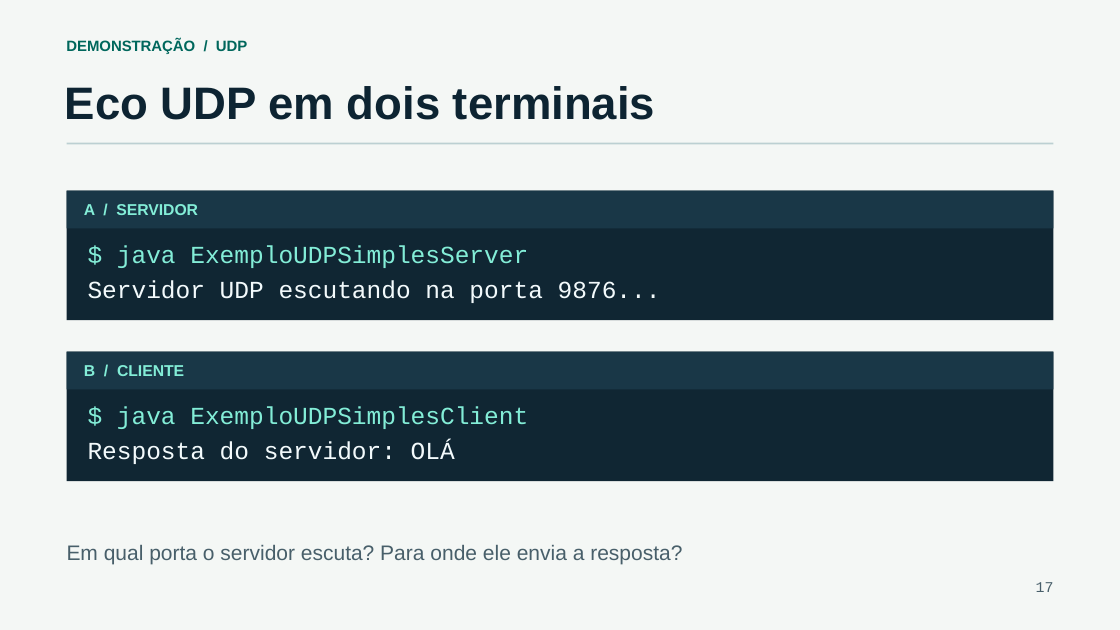
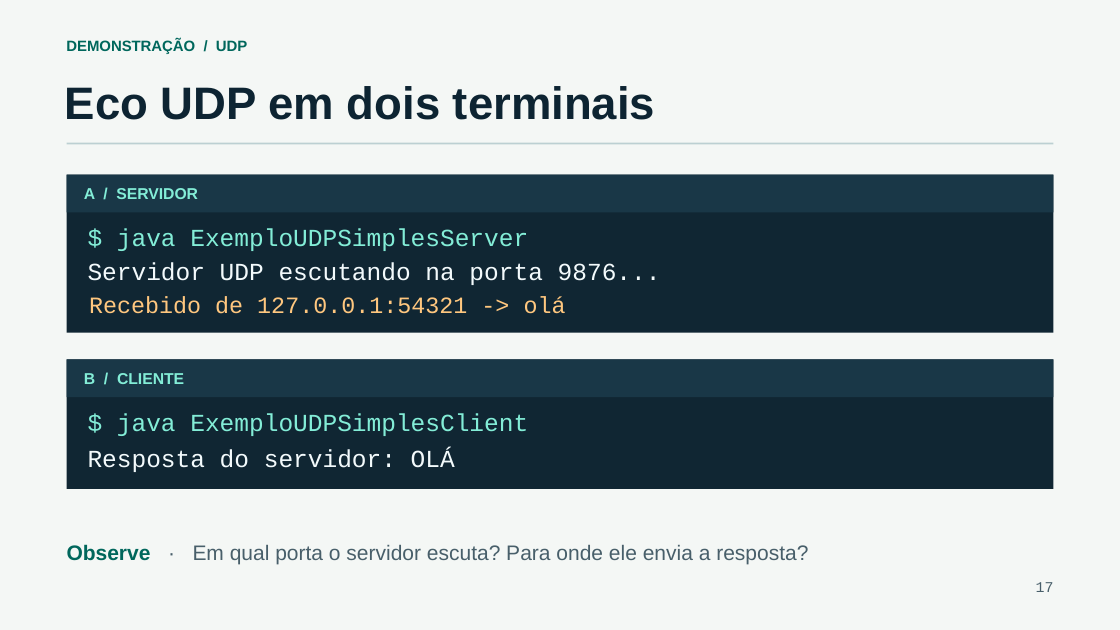
Before and after one commit to CassianoMn/xii-semac-sockets-java, a slide deck: slide 17 of slides/programacao-com-sockets-em-java.pptx. Drawn at 1120x630 pixels with LibreOffice and Linux fonts; fonts in the diff are those of the drawing. Boxes give left, top, right and bottom in pixels: in the first picture for what was removed or moved away, otherwise in the second. Text is boxed around its words. In the diff, an @@ line names an element or a change of style, - is before the commit and + after.

```diff
--- a/slides/programacao-com-sockets-em-java.pptx
+++ b/slides/programacao-com-sockets-em-java.pptx
@@ 2 texts, 1 rectangle: place and size @@
-2 texts, 1 rectangle at bbox=[66, 191, 1054, 268]
+2 texts, 1 rectangle at bbox=[66, 175, 1054, 251]
@@ rectangle: place and size @@
-rectangle at bbox=[66, 191, 1054, 320]
+rectangle at bbox=[66, 175, 1054, 333]
@@ text "Servidor UDP escutando na porta ...": place and size @@
-text "Servidor UDP escutando na porta ..." at bbox=[88, 281, 661, 303]
+text "Servidor UDP escutando na porta ..." at bbox=[88, 262, 661, 285]
@@ text added at bbox=[89, 296, 566, 314], 20 pt, text #FFC77F @@
+Recebido de 127.0.0.1:54321 -> olá
@@ rectangle: place and size @@
-rectangle at bbox=[66, 352, 1054, 481]
+rectangle at bbox=[66, 360, 1054, 489]
@@ rectangle: place and size @@
-rectangle at bbox=[66, 352, 1054, 390]
+rectangle at bbox=[66, 360, 1054, 397]
@@ 3 texts: place and size @@
-3 texts at bbox=[84, 365, 528, 464]
+3 texts at bbox=[84, 373, 528, 472]
@@ text at bbox=[67, 544, 808, 565]: text changed @@
-Em qual porta o servidor escuta? Para onde ele envia a resposta?
+Observe · Em qual porta o servidor escuta? Para onde ele envia a resposta?
```
Also in this commit, not shown: 29 other slides changed, 1 slide added, 8 other files.
